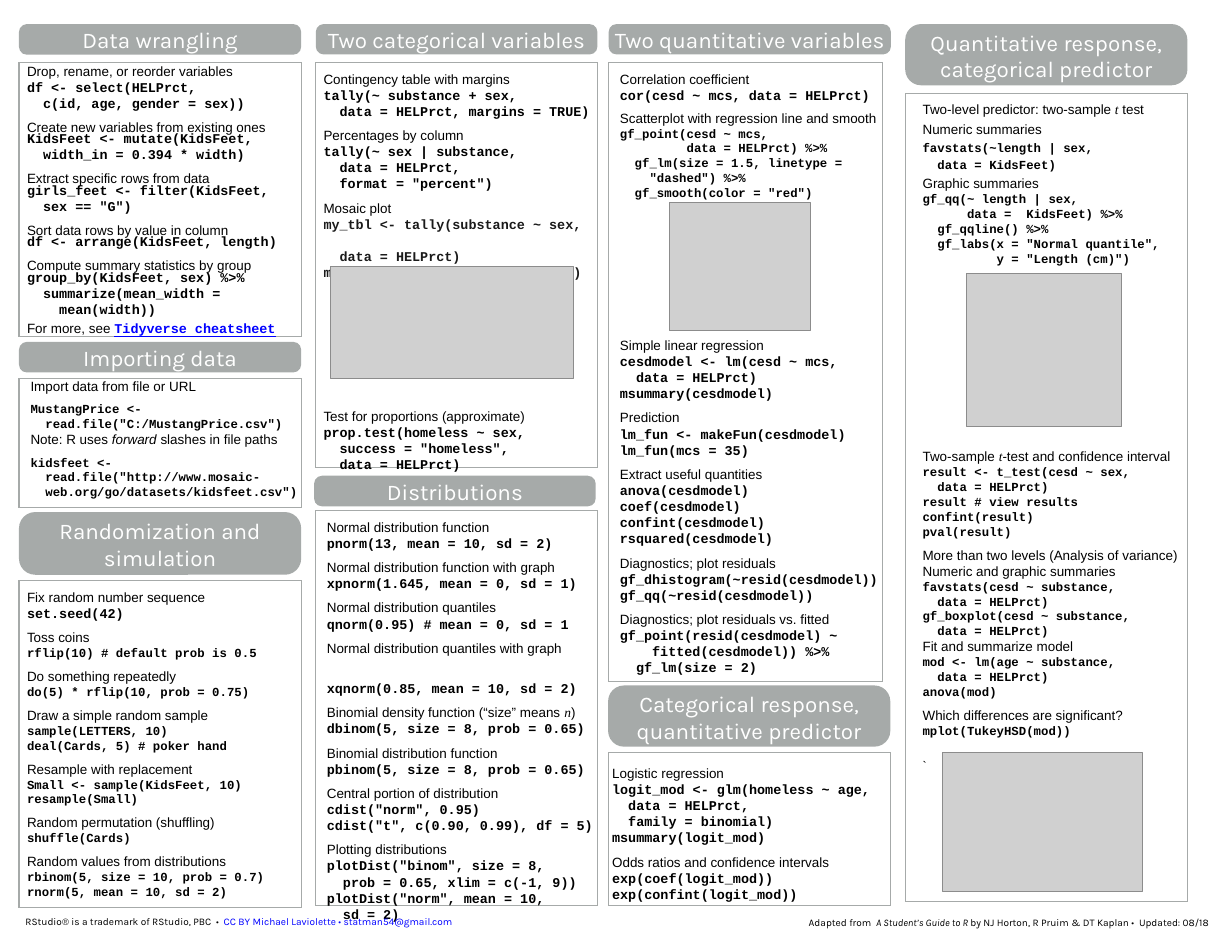
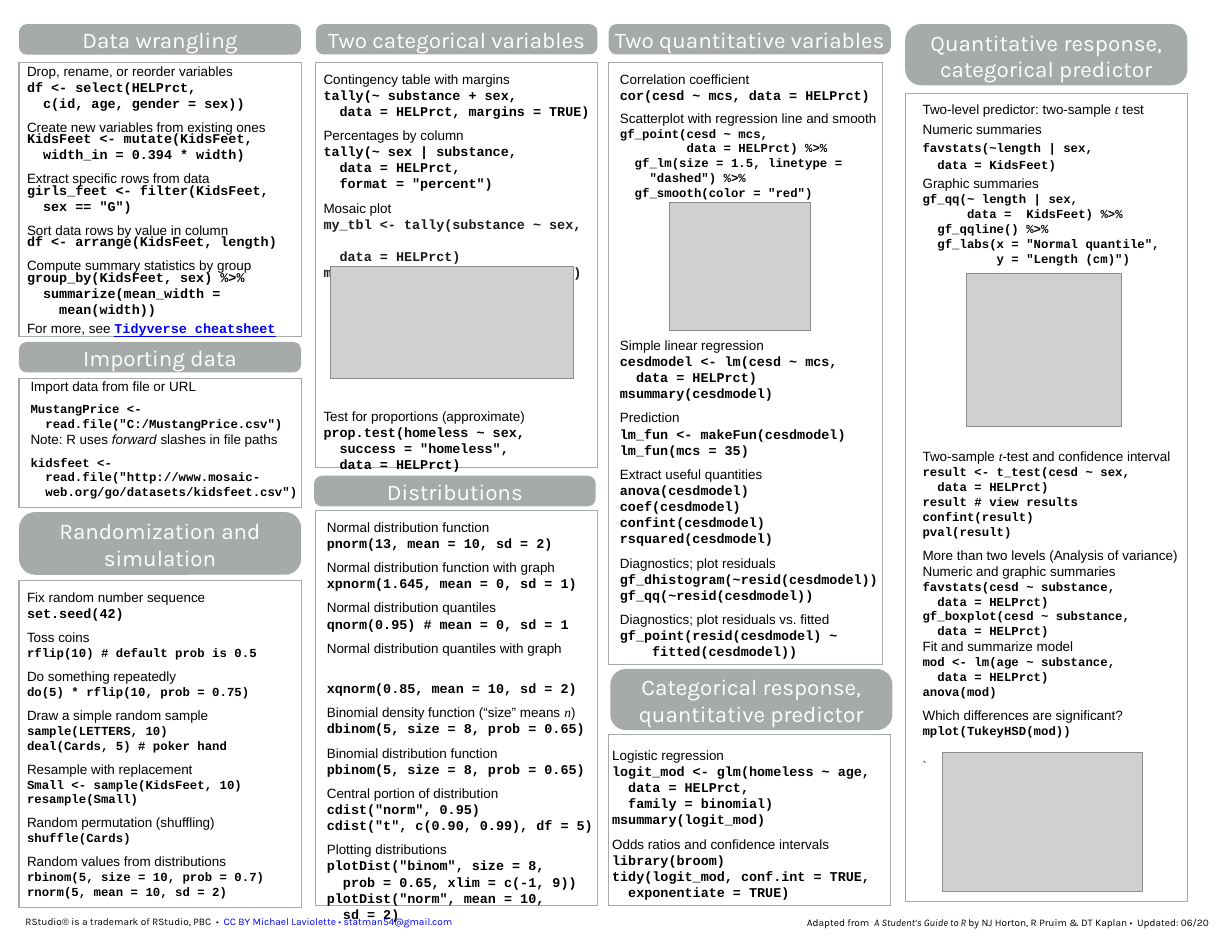
Before and after one commit to mlaviolet/Mosaic-cheatsheets, a slide deck: slide 2 of mosaic-cheatsheet-gf.pptx. Drawn at 1232x952 pixels with LibreOffice and Linux fonts; fonts in the diff are those of the drawing; grey boxes stand for pictures. Boxes give left, top, right and bottom in pixels: in the first picture for what was removed or moved away, otherwise in the second. Text is boxed around its words. In the diff, an @@ line names an element or a change of style, - is before the commit and + after.

Commit message:
Use broom::tidy() for logistic regression confints

```diff
--- a/mosaic-cheatsheet-gf.pptx
+++ b/mosaic-cheatsheet-gf.pptx
@@ rectangle "Correlation coefficient": place and size @@
-rectangle "Correlation coefficient" at bbox=[609, 63, 883, 681]
+rectangle "Correlation coefficient" at bbox=[609, 63, 883, 664]
@@ text in rectangle at bbox=[652, 647, 797, 659]: text changed @@
-fitted(cesdmodel)) %>%
-gf_lm(size = 2)
+fitted(cesdmodel))
@@ text "Categorical response," rewrapped from bbox=[608, 685, 890, 747] to bbox=[639, 680, 863, 727] @@
@@ rectangle "Logistic regression": place and size @@
-rectangle "Logistic regression" at bbox=[608, 753, 890, 906]
+rectangle "Logistic regression" at bbox=[608, 735, 890, 905]
@@ text in rectangle at bbox=[612, 855, 870, 900]: text changed @@
-exp(coef(logit_mod))
-exp(confint(logit_mod))
+library(broom)
+tidy(logit_mod, conf.int = TRUE,
+exponentiate = TRUE)
@@ text at bbox=[807, 918, 1209, 929]: text changed @@
-Adapted from A Student’s Guide to R by NJ Horton, R Pruim & DT Kaplan • Updated: 08/18
+Adapted from A Student’s Guide to R by NJ Horton, R Pruim & DT Kaplan • Updated: 06/20
```
Also in this commit, not shown: 1 other slide changed, 1 other file.
